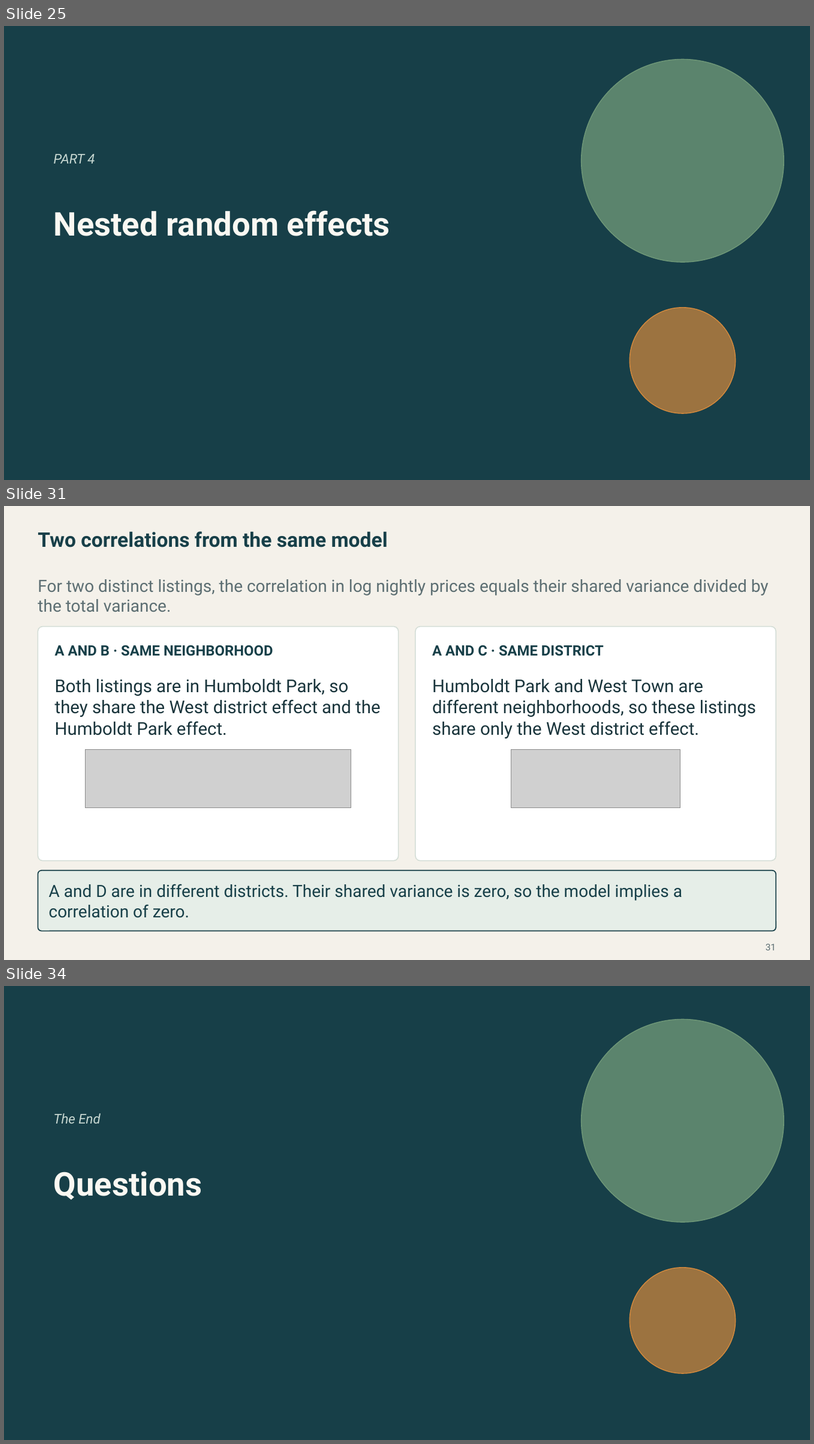
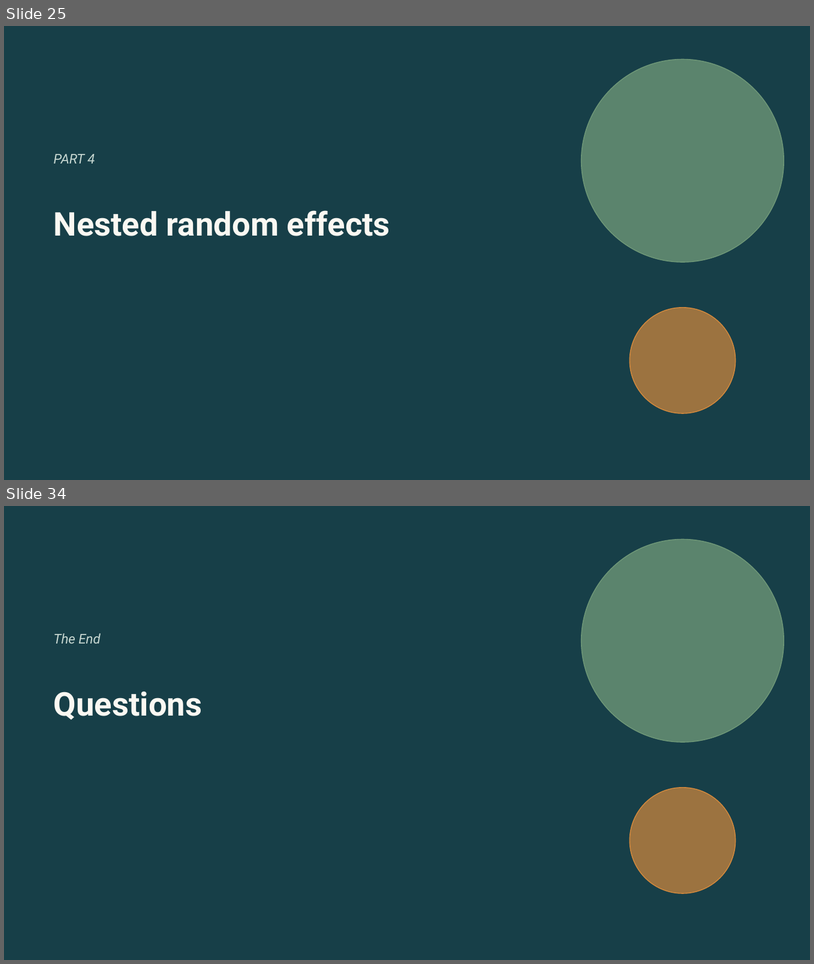
Before and after one commit to Postmus/BeyondMLR, a slide deck: lectures_2627/week3/Beyond_MLR_Week_3.pptx. Shown one above the other, each under a label of ours: slides 25, 31 and 34 before the commit, slides 25 and 34 after it; the slides between them are not shown. The pictures are 814x1444 and 814x964 pixels, drawn with LibreOffice and Linux fonts; fonts in the diff are those of the drawing; grey boxes stand for pictures. Boxes give left, top, right and bottom in pixels: in the first picture for what was removed or moved away, otherwise in the second. Text is boxed around its words. In the diff, an @@ line names an element or a change of style, - is before the commit and + after.

Commit message:
Focus Week 3 Airbnb labs and lecture on entire homes
Center capacity at four guests and compare four- and five-guest homes at WalkScores 85 and 91. Update the nested-model results and show neighborhood WalkScores by district.

```diff
--- a/lectures_2627/week3/Beyond_MLR_Week_3.pptx
+++ b/lectures_2627/week3/Beyond_MLR_Week_3.pptx
@@ slide 31 removed at (4,506,810,960), background #F4F1EA @@
@@ text removed at (38,531,388,547) @@
-Two correlations from the same model
@@ text removed at (38,579,769,612) @@
-For two distinct listings, the correlation in log nightly prices equals their shared variance divided by the total variance.
@@ rounded rectangle removed at (38,627,398,861) @@
@@ rounded rectangle removed at (416,627,776,861) @@
@@ text removed at (55,645,273,656) @@
-A AND B · SAME NEIGHBORHOOD
@@ text removed at (432,645,604,656) @@
-A AND C · SAME DISTRICT
@@ text removed at (55,679,380,735) @@
-Both listings are in Humboldt Park, so they share the West district effect and the Humboldt Park effect.
@@ text removed at (432,679,756,739) @@
-Humboldt Park and West Town are different neighborhoods, so these listings share only the West district effect.
@@ picture removed at (85,750,351,808) @@
@@ picture removed at (512,750,681,808) @@
@@ rounded rectangle removed at (38,870,777,931) @@
@@ text removed at (49,883,683,918) @@
-A and D are in different districts. Their shared variance is zero, so the model implies a correlation of zero.
@@ page number removed at (766,943,776,950) @@
-31
```
Also in this commit, not shown: 6 slides changed, 2 slides added, 1 other slide removed, 12 other files.
